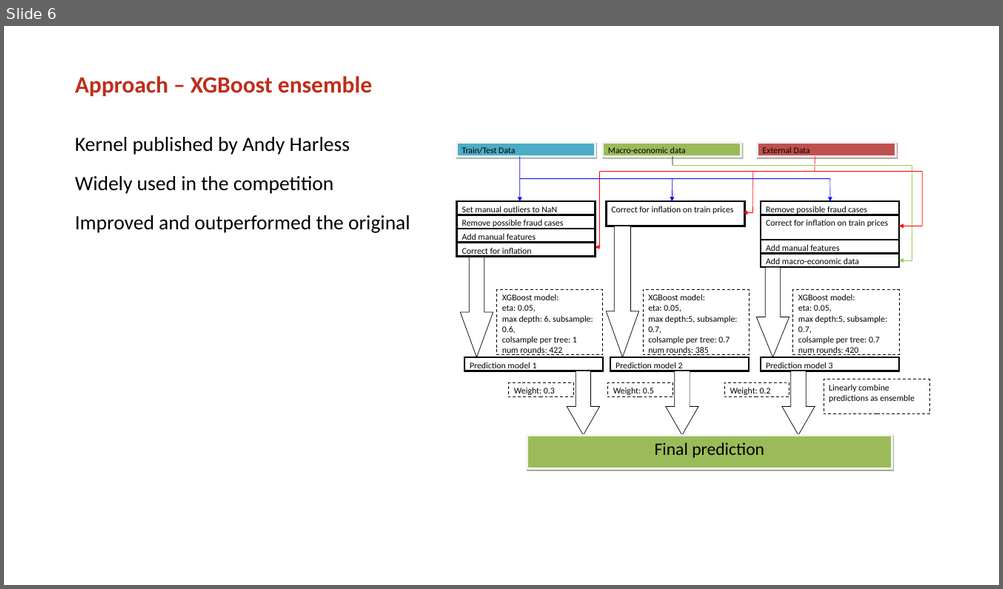
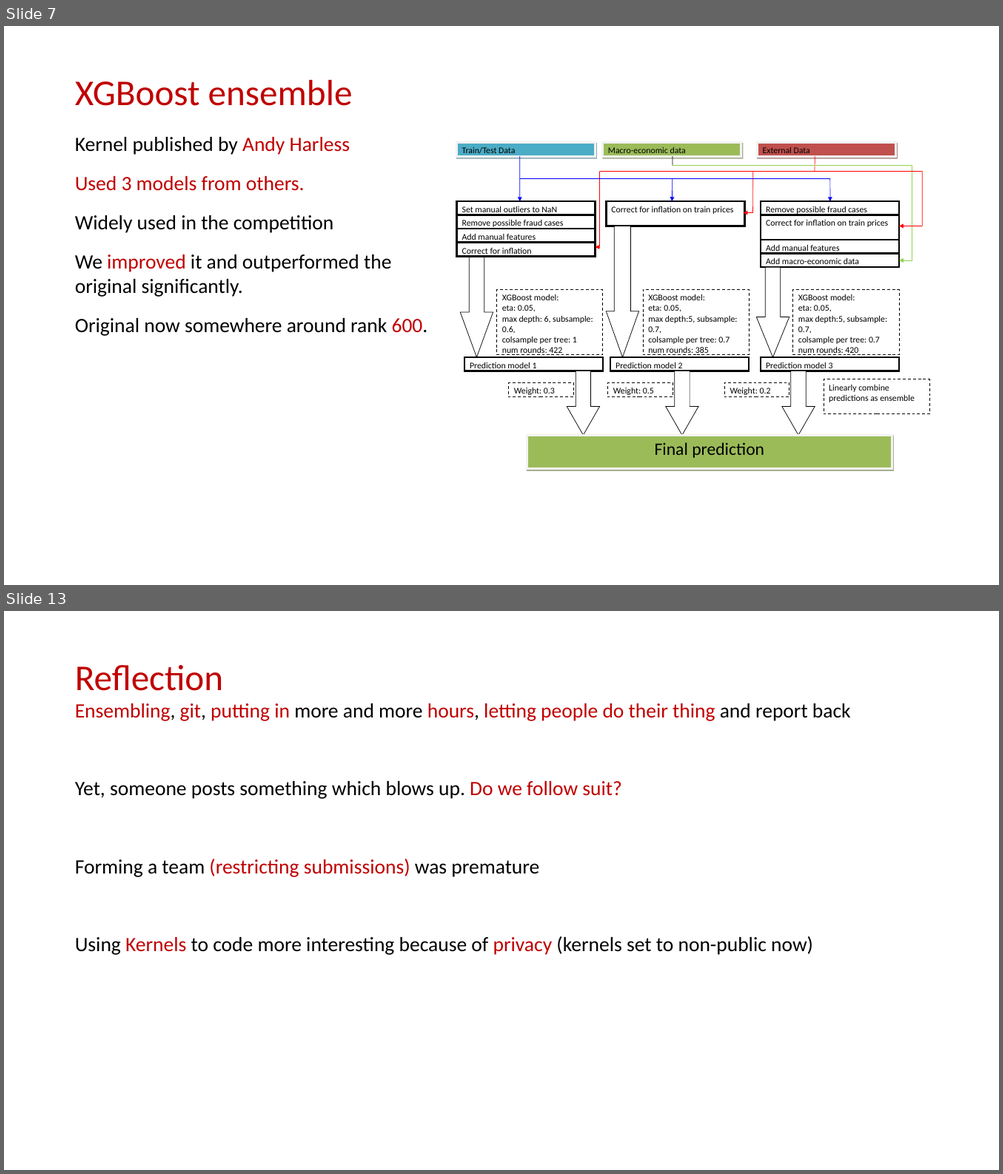
Before and after one commit to mrngm/Classified, a slide deck: presentatie/Classified_MLiP_final_presentation_2.pptx. Shown one above the other, each under a label of ours: slide 6 before the commit, slides 7 and 13 after it; the slides between them are not shown. The pictures are 1003x589 and 1003x1174 pixels, drawn with LibreOffice and Linux fonts; fonts in the diff are those of the drawing; background and template pictures are left out. Boxes give left, top, right and bottom in pixels: in the first picture for what was removed or moved away, otherwise in the second. Text is boxed around its words. In the diff, an @@ line names an element or a change of style, - is before the commit and + after.

```diff
--- a/presentatie/Classified_MLiP_final_presentation_2.pptx
+++ b/presentatie/Classified_MLiP_final_presentation_2.pptx
@@ slide 13 added at box(4, 611, 999, 1170), background picture (left out) @@
@@ title added at box(75, 665, 223, 691), 50 pt, text #C00000 @@
+Reflection
@@ text added at box(75, 703, 851, 955), 28 pt, text #000000 @@
+Ensembling, git, putting in more and more hours, letting people do their thing and report back
+Yet, someone posts something which blows up. Do we follow suit?
+Forming a team (restricting submissions) was premature
+Using Kernels to code more interesting because of privacy (kernels set to non-public now)
@@ what was slide 6 is now slide 7 @@
@@ slide 7 changed as well @@
@@ title at box(75, 80, 353, 106): text changed; size 32 to 50 pt; text colour #BE2E1A to #C00000; bold off @@
-Approach – XGBoost ensemble
+XGBoost ensemble
@@ text at box(75, 137, 350, 155): text colour #000000 to #C00000 in "Andy Harless" @@
@@ text at box(75, 176, 304, 191): paragraph added @@
+Used 3 models from others.
@@ text at box(75, 255, 428, 336): text changed @@
-Improved and outperformed the original
+We improved it and outperformed the original significantly.
+Original now somewhere around rank 600.
```
Also in this commit, not shown: 5 other slides changed, 7 other slides added, 5 slides removed, 1 other file.
